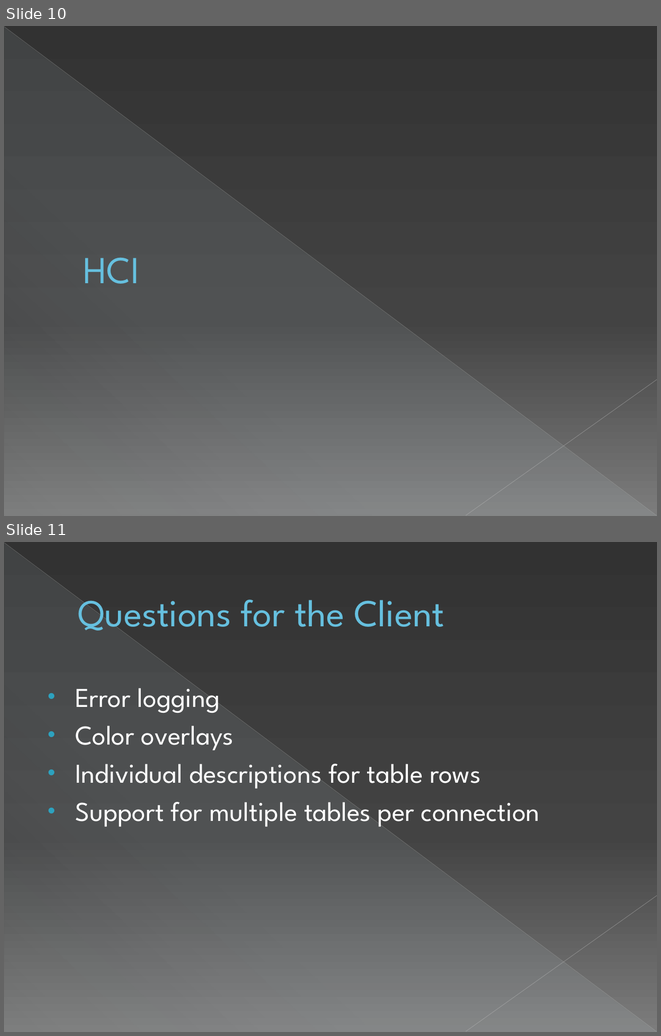
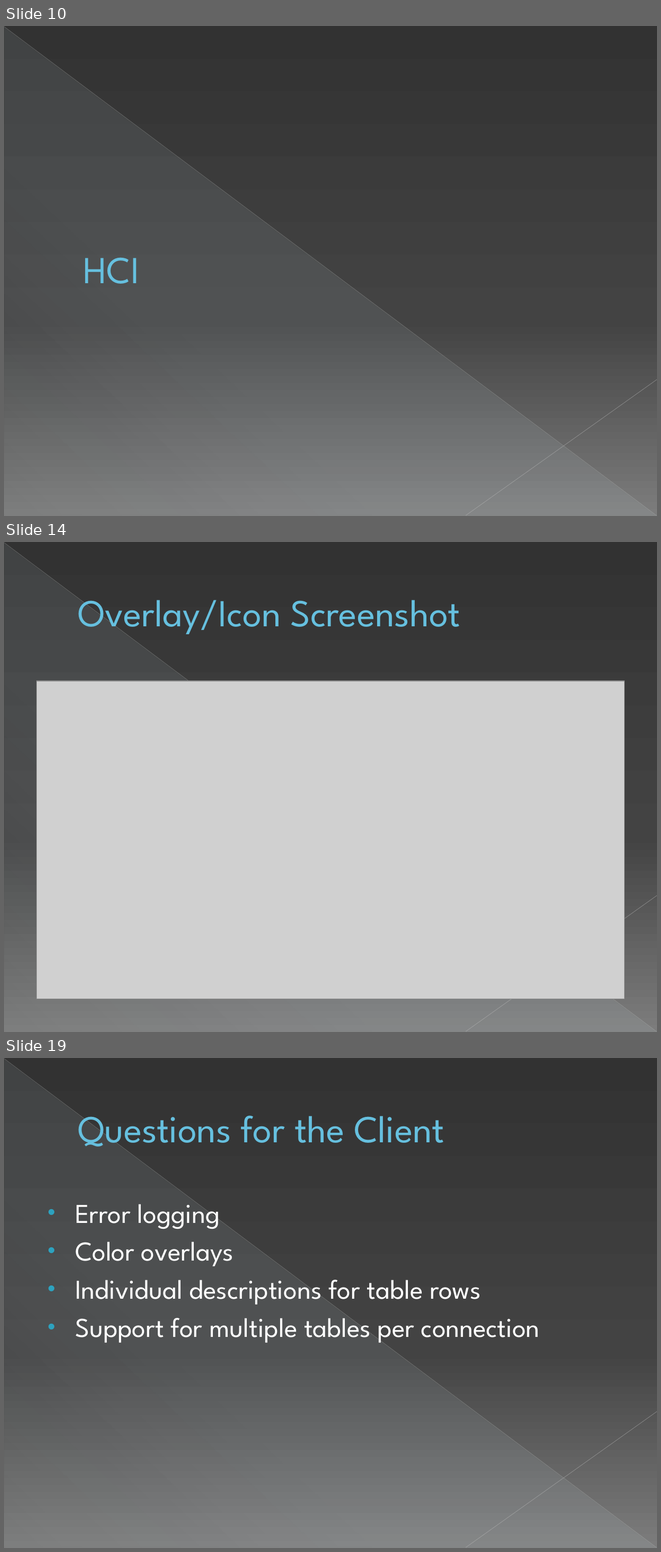
Before and after one commit to sweenr/odbc2kml, a slide deck: docs/ODBC2KML Requrements Meeting.pptx. Shown one above the other, each under a label of ours: slides 10 and 11 before the commit, slides 10, 14 and 19 after it; the slides between them are not shown. The pictures are 661x1036 and 661x1552 pixels, drawn with LibreOffice and Linux fonts; fonts in the diff are those of the drawing; grey boxes stand for pictures. Boxes give left, top, right and bottom in pixels: in the first picture for what was removed or moved away, otherwise in the second. Text is boxed around its words. In the diff, an @@ line names an element or a change of style, - is before the commit and + after.

Commit message:
-Added Screenshots of the system. -Added Screenshots to the requirements powerpoint.

```diff
--- a/docs/ODBC2KML Requrements Meeting.pptx
+++ b/docs/ODBC2KML Requrements Meeting.pptx
@@ slide 14 added at bbox=[4, 542, 657, 1032], background gradient #333333 to #444444 to #7D7D7D; not listed: 3 template elements that a slide beside it also shows @@
@@ title added at bbox=[78, 598, 461, 637], 42 pt, text #66C0E0 @@
+Overlay/Icon Screenshot
@@ picture added at bbox=[37, 681, 624, 999] @@
@@ what was slide 11 is now slide 19 @@
```
Also in this commit, not shown: 7 other slides added, 5 other files.
